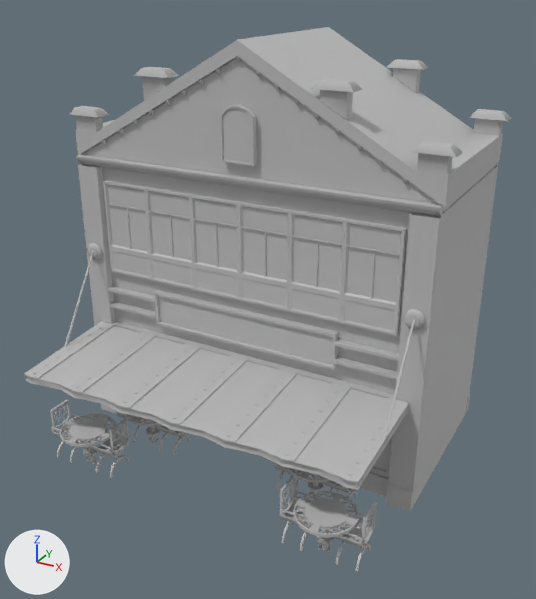
One commit to the FBX model SoteriaGame/Assets/Resources/Models/Environment/Hub_Bld/HUB_Bld_Cafe.fbx: the scene before it, then after it.
Rendered twice from a 50 mm lens placed at (32.2, -57.1, 44.1), pointed at (1.4, -1.0, 16.0). Every picture has the same lights, and +X, +Y and +Z are marked at lower left. Where no turn or scale is listed for an object, it has been applied to the vertices.

Script lines for the objects in view, before the commit:
```python
me_mesh = bpy.data.meshes.new('Mesh')
me_mesh.from_pydata(...)  # 33694 vertices, 42114 faces; spans x -18.4..18.4, y -15.2..15.2, z -19.6..19.6
me_mesh.materials.append(mat_lambert2)  # grey #bcbcbc
ob_cafe = bpy.data.objects.new('Cafe', me_mesh)
ob_cafe.location = (0.0, 0.0, 19.6)
```
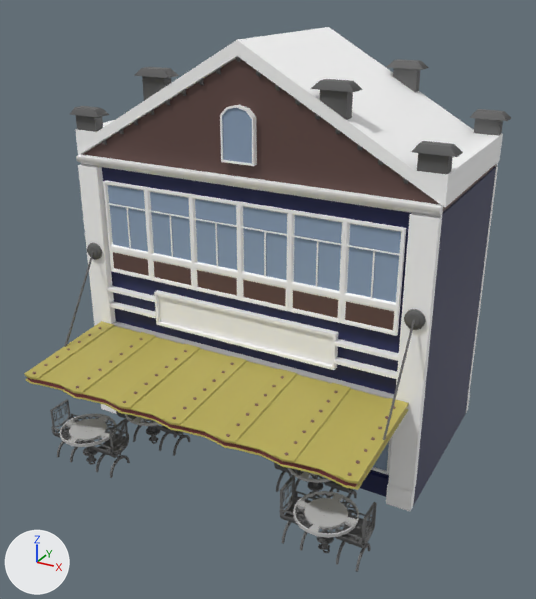
Where the change shows, as pixel boxes [x1, y1, x2, y2] in the pictures (536 x 599 px):
part 1 of me_mesh, recoloured (grey to blue)
    both: [108, 108, 401, 302]
part 2 of me_mesh, recoloured (grey to blue)
    both: [373, 442, 389, 471]
part 3 of me_mesh, recoloured
    both: [75, 40, 448, 511]
part 4 of me_mesh, recoloured
    both: [76, 120, 503, 412]
part 5 of me_mesh, recoloured
    both: [99, 56, 238, 143]
part 6 of me_mesh, recoloured (grey to white)
    both: [238, 27, 474, 171]
part 7 of me_mesh, recoloured (grey to brown)
    both: [83, 59, 496, 330]
part 8 of me_mesh, recoloured
    both: [102, 167, 496, 506]
part 9 of me_mesh, recoloured
    both: [442, 167, 495, 214]
part 10 of me_mesh, recoloured
    both: [50, 243, 425, 572]
part 11 of me_mesh, recoloured
    both: [70, 57, 463, 184]
part 12 of me_mesh, recoloured
    both: [387, 59, 511, 136]
part 13 of me_mesh, recoloured (grey to yellow)
    both: [24, 321, 409, 490]
part 14 of me_mesh, recoloured (grey to brown)
    both: [27, 377, 357, 487]
part 15 of me_mesh, recoloured (grey to brown)
    both: [123, 350, 284, 437]
part 16 of me_mesh, recoloured
    both: [285, 391, 396, 476]
part 17 of me_mesh, recoloured
    both: [32, 327, 101, 374]
part 18 of me_mesh, recoloured
    both: [76, 338, 143, 388]

What changed in the scene script:
```text
Add mat_yellow:
    mat_yellow = principled_material('yellow')
    mat_yellow.base_color = (0.5, 0.432, 0.103)  # yellow #bcb05a
Add mat_redddd:
    mat_redddd = principled_material('redddd')
    mat_redddd.base_color = (0.229, 0.117, 0.101)  # brown #846059
    mat_redddd.roughness = 0.749
Add mat_blue_dark:
    mat_blue_dark = principled_material('blue_dark')
    mat_blue_dark.base_color = (0.00762, 0.0122, 0.074)  # dark blue #151d4d
Add mat_window:
    mat_window = principled_material('window')
    mat_window.base_color = (0.262, 0.357, 0.5)  # blue #8ca1bc
    mat_window.roughness = 0.749
Add mat_white:
    mat_white = principled_material('white')
    mat_white.base_color = (1.0, 1.0, 1.0)  # white #ffffff
Add mat_brown:
    mat_brown = principled_material('brown')
    mat_brown.base_color = (0.116, 0.0635, 0.056)  # brown #604743
Add mat_silver:
    mat_silver = principled_material('silver')
    mat_silver.base_color = (0.124, 0.124, 0.124)  # dark grey #636363
    mat_silver.roughness = 0.749
Add mat_reddddddd:
    mat_reddddddd = principled_material('REDDDDDDD')
    mat_reddddddd.base_color = (0.185, 0.0331, 0.0394)  # dark red #773338
Change me_mesh:
    where me_mesh.from_pydata(...)  # 33694 vertices, 42114 faces; spans x -18.4..18.4, y -15.2..15.2, z -19.6..19.6
    me_mesh part 1: 10 of the faces centred in x -12.6..12.5, y -3.6..-3.5, z 2.9..12.0 switch from mat_lambert2 (grey #bcbcbc) to mat_window (blue #8ca1bc)
    me_mesh part 2: 4 of the faces centred in x -10.3..10.1, y -3.3..-2.4, z -13.5 switch from mat_lambert2 (grey #bcbcbc) to mat_window (blue #8ca1bc)
    me_mesh part 3: 496 of the faces centred in x -17.9..17.6, y -4.2..-1.3, z -19.6..14.7 switch from mat_lambert2 (grey #bcbcbc) to mat_white (white #ffffff)
    me_mesh part 4: 389 of the faces centred in x -18.2..17.9, y 5.3..15.2, z -19.6..10.9 switch from mat_lambert2 (grey #bcbcbc) to mat_white (white #ffffff)
    me_mesh part 5: 3 of the faces centred in x -7.8, y 5.3..14.1, z 14.1..15.3 switch from mat_lambert2 (grey #bcbcbc) to mat_white (white #ffffff)
    me_mesh part 6: 3 of the faces centred in x 7.6, y 5.3..14.1, z 14.1..15.3 switch from mat_lambert2 (grey #bcbcbc) to mat_white (white #ffffff)
    me_mesh part 7: 30 of the faces centred in x -17.9..17.6, y -3.7..14.6, z -15.1..13.4 switch from mat_lambert2 (grey #bcbcbc) to mat_brown (brown #604743)
    me_mesh part 8: 59 of the faces centred in x -17.9..17.6, y -3.3..14.1, z -19.6..-0.8 switch from mat_lambert2 (grey #bcbcbc) to mat_blue_dark (dark blue #151d4d)
    me_mesh part 9: 1 of the faces centred in x -0.1, y 5.5, z 7.7 switch from mat_lambert2 (grey #bcbcbc) to mat_blue_dark (dark blue #151d4d)
    me_mesh part 10: 35781 of the faces centred in x -17.5..17.3, y -14.6..-4.0, z -19.6..-0.1 switch from mat_lambert2 (grey #bcbcbc) to mat_silver (dark grey #636363)
    me_mesh part 11: 232 of the faces centred in x -18.2..18.1, y -3.6..-2.3, z 9.7..18.3 switch from mat_lambert2 (grey #bcbcbc) to mat_silver (dark grey #636363)
    me_mesh part 12: 56 of the faces centred in x -18.2..18.1, y 12.7..14.1, z 10.9..16.9 switch from mat_lambert2 (grey #bcbcbc) to mat_silver (dark grey #636363)
    me_mesh part 13: 336 of the faces centred in x -16.8..16.6, y -15.1..-4.0, z -10.5..-8.8 switch from mat_lambert2 (grey #bcbcbc) to mat_yellow (yellow #bcb05b)
    me_mesh part 14: 28 of the faces centred in x -16.6..16.4, y -15.0..-9.5, z -10.3..-9.6 switch from mat_lambert2 (grey #bcbcbc) to mat_reddddddd (dark red #773338)
    me_mesh part 15: 1008 of the faces centred in x -5.5..5.3, y -14.7..-5.1, z -9.6..-8.7 switch from mat_lambert2 (grey #bcbcbc) to mat_redddd (brown #846059)
    me_mesh part 16: 672 of the faces centred in x 10.3..15.8, y -14.7..-5.1, z -9.6..-8.7 switch from mat_lambert2 (grey #bcbcbc) to mat_redddd (brown #846059)
    me_mesh part 17: 336 of the faces centred in x -16.1..-15.8, y -14.7..-5.1, z -9.6..-8.7 switch from mat_lambert2 (grey #bcbcbc) to mat_redddd (brown #846059)
    me_mesh part 18: 336 of the faces centred in x -10.9..-10.6, y -14.7..-5.1, z -9.6..-8.7 switch from mat_lambert2 (grey #bcbcbc) to mat_redddd (brown #846059)
    add me_mesh.materials.append(mat_red)  # grey #bcbcbc
```
